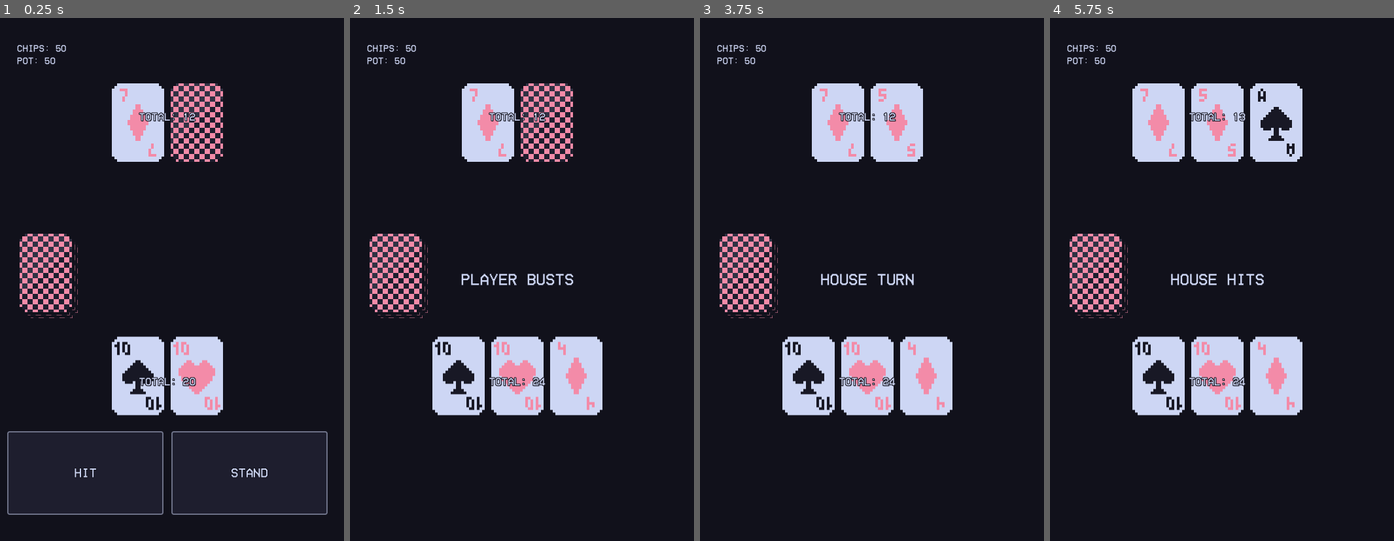
Above: before the commit, frames 1-4 (left to right).
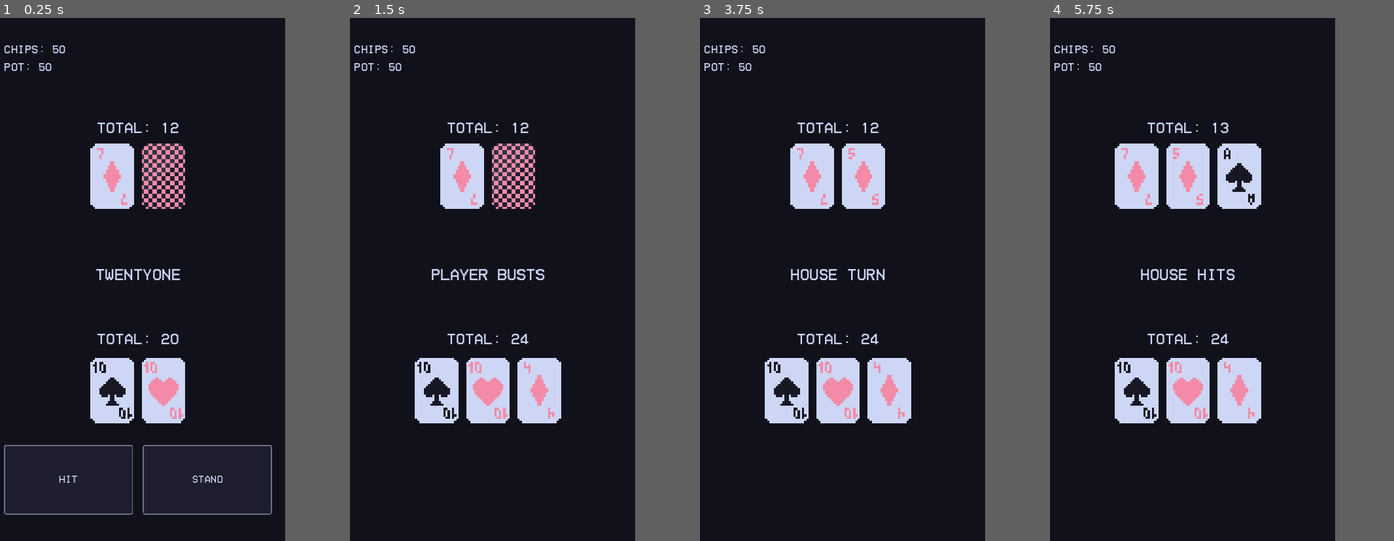
Above: after the commit, the same moments.

Repository: Virkkunen/twentyone
Game: Godot game, scene res://scenes/game.tscn
The game is run twice, just before and just after one commit, with the same random seed, the same clock (stepped at 60 frames per second) and the same inputs.
Inputs (mouse positions are in pixels of both pictures, inside the frame that each line leads up to):
- Up to frame 1 (0.25 s): no input
- Up to frame 2 (1.5 s): click "HIT" at 0.5 s; tap Enter at 1.25 s; move the mouse to (594, 253) at 1.27 s; click (594, 253) at 1.42 s
- Up to frame 3 (3.75 s): tap Space at 2, 3.5 s; drag from (796, 305) to (851, 384) at 2.02 s; tap Enter at 2.75 s; move the mouse to (902, 164) at 2.77 s; click (902, 164) at 2.92 s; drag from (851, 384) to (761, 201) at 3.52 s
- Up to frame 4 (5.75 s): tap Enter at 4.25 s; move the mouse to (1321, 357) at 4.27 s; click (1321, 357) at 4.42 s; tap Space at 5 s; drag from (1111, 201) to (1163, 148) at 5.02 s
In our replay, the window is 540x800 before the commit and 450x800 after it. These sizes can differ from the game's own. Grey fills any space a smaller window leaves; there, only what the larger window draws over its background counts as a difference.

The runs differ from the first frame. In frame 1, 14% of the frame differs, in the area x 1-96%, y 5-95%; in frame 2, 15%; in frame 3, 15%; in frame 4, 18%, in the area x 1-74%, y 5-78%.

Commit message:
ui fixes

Diff:
--- a/project.godot
+++ b/project.godot
@@ -11,7 +11,7 @@
 [application]
 
 config/name="twentyone"
-config/version="0.0.1"
+config/version="0.0.5"
 run/main_scene="res://scenes/game.tscn"
 config/features=PackedStringArray("4.3", "Mobile")
 config/icon="res://assets/icon.svg"
@@ -24,6 +24,8 @@
 
 window/size/viewport_width=1080
 window/size/viewport_height=1920
+window/stretch/mode="canvas_items"
+window/stretch/aspect="expand"
 window/handheld/orientation=1
 window/vsync/vsync_mode=0
 
--- a/resources/base.tres
+++ b/resources/base.tres
@@ -81,6 +81,8 @@
 shadow_offset = Vector2(1, 1)
 anti_aliasing = false
 
+[sub_resource type="StyleBoxEmpty" id="StyleBoxEmpty_xqlxl"]
+
 [resource]
 Button/colors/font_color = Color(0.803922, 0.839216, 0.956863, 1)
 Button/colors/font_disabled_color = Color(0.65098, 0.678431, 0.784314, 1)
@@ -98,6 +100,10 @@
 Button/styles/hover = SubResource("StyleBoxFlat_7x52s")
 Button/styles/normal = SubResource("StyleBoxFlat_ikp44")
 Button/styles/pressed = SubResource("StyleBoxFlat_uc45i")
+FlowContainer/constants/h_separation = 12
+FlowContainer/constants/v_separation = 12
+GridContainer/constants/h_separation = 36
+GridContainer/constants/v_separation = 36
 Label/colors/font_color = Color(0.803922, 0.839216, 0.956863, 1)
 Label/colors/font_outline_color = Color(0.0666667, 0.0666667, 0.105882, 1)
 Label/colors/font_shadow_color = Color(0.0666667, 0.0666667, 0.105882, 0.6)
@@ -107,3 +113,5 @@
 Label/constants/shadow_outline_size = 2
 Label/font_sizes/font_size = 28
 Label/fonts/font = ExtResource("1_j7jmv")
+Panel/styles/panel = SubResource("StyleBoxEmpty_xqlxl")
+VBoxContainer/constants/separation = 24
--- a/scenes/game.tscn
+++ b/scenes/game.tscn
@@ -5,8 +5,8 @@
 [ext_resource type="Script" path="res://scripts/player.gd" id="3_d633v"]
 [ext_resource type="Script" path="res://scripts/house.gd" id="4_ehm00"]
 [ext_resource type="Texture2D" uid="uid://bnppqr10u8qm2" path="res://assets/cards/card_back.png" id="5_mxl7a"]
-[ext_resource type="Script" path="res://scripts/hud.gd" id="5_ofnyn"]
 [ext_resource type="Theme" uid="uid://cuoiyf4rmmrch" path="res://resources/base.tres" id="7_82s7f"]
+[ext_resource type="Script" path="res://scripts/screen.gd" id="8_we8qm"]
 
 [node name="Game" type="Node2D"]
 script = ExtResource("1_cd4p2")
@@ -15,6 +15,7 @@
 script = ExtResource("2_qfe0i")
 
 [node name="CanvasLayer" type="CanvasLayer" parent="Deck"]
+visible = false
 
 [node name="Control" type="Control" parent="Deck/CanvasLayer"]
 layout_mode = 3
@@ -88,214 +89,139 @@
 [node name="Player" type="Node2D" parent="."]
 script = ExtResource("3_d633v")
 
-[node name="CanvasLayer" type="CanvasLayer" parent="Player"]
-
-[node name="Control" type="Control" parent="Player/CanvasLayer"]
+[node name="House" type="Node2D" parent="."]
+script = ExtResource("4_ehm00")
+
+[node name="Screen" type="CanvasLayer" parent="."]
+script = ExtResource("8_we8qm")
+
+[node name="Control" type="Control" parent="Screen"]
 layout_mode = 3
 anchors_preset = 15
 anchor_right = 1.0
 anchor_bottom = 1.0
 grow_horizontal = 2
 grow_vertical = 2
-size_flags_horizontal = 3
-size_flags_vertical = 6
-
-[node name="CenterContainer" type="CenterContainer" parent="Player/CanvasLayer/Control"]
-custom_minimum_size = Vector2(22, 32)
+theme = ExtResource("7_82s7f")
+
+[node name="MarginContainer" type="MarginContainer" parent="Screen/Control"]
 layout_mode = 1
-anchors_preset = 14
-anchor_top = 0.5
-anchor_right = 1.0
-anchor_bottom = 0.5
-offset_top = -192.0
-offset_bottom = 783.0
-grow_horizontal = 2
-grow_vertical = 2
-
-[node name="HBoxContainer" type="HBoxContainer" parent="Player/CanvasLayer/Control/CenterContainer"]
-layout_mode = 2
-alignment = 1
-
-[node name="House" type="Node2D" parent="."]
-script = ExtResource("4_ehm00")
-
-[node name="CanvasLayer" type="CanvasLayer" parent="House"]
-
-[node name="Control" type="Control" parent="House/CanvasLayer"]
-layout_mode = 3
 anchors_preset = 15
 anchor_right = 1.0
 anchor_bottom = 1.0
 grow_horizontal = 2
 grow_vertical = 2
-size_flags_horizontal = 3
+theme_override_constants/margin_left = 48
+theme_override_constants/margin_top = 96
+theme_override_constants/margin_right = 48
+theme_override_constants/margin_bottom = 48
+
+[node name="VBoxContainer" type="VBoxContainer" parent="Screen/Control/MarginContainer"]
+layout_mode = 2
+
+[node name="ChipsAndPot" type="VBoxContainer" parent="Screen/Control/MarginContainer/VBoxContainer"]
+custom_minimum_size = Vector2(0, 102)
+layout_mode = 2
+size_flags_horizontal = 0
+size_flags_vertical = 4
+
+[node name="Chips" type="Label" parent="Screen/Control/MarginContainer/VBoxContainer/ChipsAndPot"]
+layout_mode = 2
+theme = ExtResource("7_82s7f")
+theme_override_font_sizes/font_size = 42
+text = "Chips: 50"
+
+[node name="Pot" type="Label" parent="Screen/Control/MarginContainer/VBoxContainer/ChipsAndPot"]
+layout_mode = 2
+theme = ExtResource("7_82s7f")
+theme_override_font_sizes/font_size = 42
+text = "Pot: 50"
+
+[node name="Spacer" type="Panel" parent="Screen/Control/MarginContainer/VBoxContainer"]
+custom_minimum_size = Vector2(0, 128)
+layout_mode = 2
+size_flags_vertical = 4
+
+[node name="HouseHand" type="VBoxContainer" parent="Screen/Control/MarginContainer/VBoxContainer"]
+custom_minimum_size = Vector2(0, 363)
+layout_mode = 2
+size_flags_vertical = 3
+
+[node name="Total" type="Label" parent="Screen/Control/MarginContainer/VBoxContainer/HouseHand"]
+custom_minimum_size = Vector2(0, 51)
+layout_mode = 2
 size_flags_vertical = 6
-
-[node name="CenterContainer" type="CenterContainer" parent="House/CanvasLayer/Control"]
-layout_mode = 1
-anchors_preset = 14
-anchor_top = 0.5
-anchor_right = 1.0
-anchor_bottom = 0.5
-offset_top = -960.0
-grow_horizontal = 2
-grow_vertical = 2
-
-[node name="HBoxContainer" type="HBoxContainer" parent="House/CanvasLayer/Control/CenterContainer"]
-layout_mode = 2
-alignment = 1
-
-[node name="HUD" type="CanvasGroup" parent="."]
-script = ExtResource("5_ofnyn")
-
-[node name="CanvasLayer" type="CanvasLayer" parent="HUD"]
-
-[node name="Control" type="Control" parent="HUD/CanvasLayer"]
-layout_mode = 3
-anchors_preset = 15
-anchor_right = 1.0
-anchor_bottom = 1.0
-grow_horizontal = 2
-grow_vertical = 2
-
-[node name="MarginContainer" type="MarginContainer" parent="HUD/CanvasLayer/Control"]
-layout_mode = 1
-anchors_preset = 8
-anchor_left = 0.5
-anchor_top = 0.5
-anchor_right = 0.5
-anchor_bottom = 0.5
-offset_left = -20.0
-offset_top = -20.0
-offset_right = 20.0
-offset_bottom = 20.0
-grow_horizontal = 2
-grow_vertical = 2
-
-[node name="InfoLabel" type="Label" parent="HUD/CanvasLayer/Control/MarginContainer"]
-z_index = 10
-layout_mode = 2
-theme = ExtResource("7_82s7f")
-theme_override_font_sizes/font_size = 48
-
-[node name="HouseCanvas" type="CanvasLayer" parent="HUD"]
-
-[node name="Control" type="Control" parent="HUD/HouseCanvas"]
-layout_mode = 3
-anchors_preset = 15
-anchor_right = 1.0
-anchor_bottom = 1.0
-grow_horizontal = 2
-grow_vertical = 2
-
-[node name="HouseHUD" type="MarginContainer" parent="HUD/HouseCanvas/Control"]
-layout_mode = 1
-anchors_preset = 10
-anchor_right = 1.0
-offset_top = 288.0
-offset_bottom = 318.0
-grow_horizontal = 2
-
-[node name="Total" type="Label" parent="HUD/HouseCanvas/Control/HouseHUD"]
-layout_mode = 2
-theme = ExtResource("7_82s7f")
-theme_override_font_sizes/font_size = 32
+theme = ExtResource("7_82s7f")
+theme_override_font_sizes/font_size = 56
 text = "Total: 21"
 horizontal_alignment = 1
 vertical_alignment = 1
 
-[node name="PlayerCanvas" type="CanvasLayer" parent="HUD"]
-layer = 3
-
-[node name="Control" type="Control" parent="HUD/PlayerCanvas"]
-layout_mode = 3
-anchors_preset = 15
-anchor_right = 1.0
-anchor_bottom = 1.0
-grow_horizontal = 2
-grow_vertical = 2
-size_flags_horizontal = 3
+[node name="Cards" type="FlowContainer" parent="Screen/Control/MarginContainer/VBoxContainer/HouseHand"]
+custom_minimum_size = Vector2(0, 288)
+layout_mode = 2
+alignment = 1
+
+[node name="Center" type="MarginContainer" parent="Screen/Control/MarginContainer/VBoxContainer"]
+custom_minimum_size = Vector2(0, 339)
+layout_mode = 2
+size_flags_vertical = 3
+
+[node name="InfoLabel" type="Label" parent="Screen/Control/MarginContainer/VBoxContainer/Center"]
+custom_minimum_size = Vector2(0, 48)
+layout_mode = 2
+theme = ExtResource("7_82s7f")
+theme_override_font_sizes/font_size = 58
+text = "twentyone"
+horizontal_alignment = 1
+vertical_alignment = 1
+
+[node name="Spacer2" type="Panel" parent="Screen/Control/MarginContainer/VBoxContainer"]
+visible = false
+custom_minimum_size = Vector2(0, 96)
+layout_mode = 2
+
+[node name="PlayerHand" type="VBoxContainer" parent="Screen/Control/MarginContainer/VBoxContainer"]
+custom_minimum_size = Vector2(0, 331)
+layout_mode = 2
+size_flags_vertical = 3
+
+[node name="Total" type="Label" parent="Screen/Control/MarginContainer/VBoxContainer/PlayerHand"]
+custom_minimum_size = Vector2(0, 26)
+layout_mode = 2
 size_flags_vertical = 6
-metadata/_edit_use_anchors_ = true
-
-[node name="PlayerHUD" type="MarginContainer" parent="HUD/PlayerCanvas/Control"]
-layout_mode = 1
-anchors_preset = 12
-anchor_top = 1.0
-anchor_right = 1.0
-anchor_bottom = 1.0
-offset_top = -96.0
-grow_horizontal = 2
-grow_vertical = 0
-theme_override_constants/margin_left = 50
-theme_override_constants/margin_top = 50
-theme_override_constants/margin_right = 50
-theme_override_constants/margin_bottom = 80
-
-[node name="VBoxContainer" type="VBoxContainer" parent="HUD/PlayerCanvas/Control/PlayerHUD"]
-layout_mode = 2
-theme_override_constants/separation = 26
-alignment = 1
-
-[node name="ButtonsConditional" type="HBoxContainer" parent="HUD/PlayerCanvas/Control/PlayerHUD/VBoxContainer"]
-layout_mode = 2
-
-[node name="Buttons" type="HBoxContainer" parent="HUD/PlayerCanvas/Control/PlayerHUD/VBoxContainer"]
-z_index = 6
-layout_mode = 2
-size_flags_vertical = 3
-theme_override_constants/separation = 24
-alignment = 1
-
-[node name="ButtonHit" type="Button" parent="HUD/PlayerCanvas/Control/PlayerHUD/VBoxContainer/Buttons"]
-custom_minimum_size = Vector2(256, 256)
-layout_mode = 2
-size_flags_horizontal = 3
-theme = ExtResource("7_82s7f")
-text = "HIT"
-
-[node name="ButtonStand" type="Button" parent="HUD/PlayerCanvas/Control/PlayerHUD/VBoxContainer/Buttons"]
-custom_minimum_size = Vector2(256, 256)
-layout_mode = 2
-size_flags_horizontal = 3
-theme = ExtResource("7_82s7f")
-text = "Stand"
-
-[node name="Total" type="Label" parent="HUD/PlayerCanvas/Control"]
-layout_mode = 1
-anchors_preset = 12
-anchor_top = 1.0
-anchor_right = 1.0
-anchor_bottom = 1.0
-offset_top = -502.0
-offset_bottom = -472.0
-grow_horizontal = 2
-grow_vertical = 0
-theme = ExtResource("7_82s7f")
-theme_override_font_sizes/font_size = 32
+theme = ExtResource("7_82s7f")
+theme_override_font_sizes/font_size = 56
 text = "Total: 21"
 horizontal_alignment = 1
 vertical_alignment = 1
 
-[node name="ChipsInfo" type="MarginContainer" parent="HUD/PlayerCanvas/Control"]
-layout_mode = 1
-offset_left = 80.0
-offset_top = 80.0
-offset_right = 231.0
-offset_bottom = 136.0
-
-[node name="VBoxContainer" type="VBoxContainer" parent="HUD/PlayerCanvas/Control/ChipsInfo"]
-layout_mode = 2
-theme_override_constants/separation = 12
-
-[node name="Chips" type="Label" parent="HUD/PlayerCanvas/Control/ChipsInfo/VBoxContainer"]
-layout_mode = 2
-theme = ExtResource("7_82s7f")
-theme_override_font_sizes/font_size = 28
-text = "Chips: 50"
-
-[node name="Pot" type="Label" parent="HUD/PlayerCanvas/Control/ChipsInfo/VBoxContainer"]
-layout_mode = 2
-theme = ExtResource("7_82s7f")
-theme_override_font_sizes/font_size = 28
-text = "Pot: 50"
+[node name="Cards" type="FlowContainer" parent="Screen/Control/MarginContainer/VBoxContainer/PlayerHand"]
+custom_minimum_size = Vector2(0, 256)
+layout_mode = 2
+alignment = 1
+
+[node name="Spacer3" type="Panel" parent="Screen/Control/MarginContainer/VBoxContainer"]
+visible = false
+custom_minimum_size = Vector2(0, 96)
+layout_mode = 2
+
+[node name="Buttons" type="GridContainer" parent="Screen/Control/MarginContainer/VBoxContainer"]
+custom_minimum_size = Vector2(0, 256)
+layout_mode = 2
+size_flags_vertical = 6
+columns = 2
+
+[node name="ButtonHit" type="Button" parent="Screen/Control/MarginContainer/VBoxContainer/Buttons"]
+custom_minimum_size = Vector2(256, 256)
+layout_mode = 2
+size_flags_horizontal = 3
+theme = ExtResource("7_82s7f")
+text = "HIT"
+
+[node name="ButtonStand" type="Button" parent="Screen/Control/MarginContainer/VBoxContainer/Buttons"]
+custom_minimum_size = Vector2(256, 256)
+layout_mode = 2
+size_flags_horizontal = 3
+theme = ExtResource("7_82s7f")
+text = "Stand"
--- a/scripts/game.gd
+++ b/scripts/game.gd
@@ -5,8 +5,10 @@
 @onready var Deck = $Deck
 @onready var Player = $Player
 @onready var House = $House
-@onready var InfoLabel = $HUD/CanvasLayer/Control/MarginContainer/InfoLabel
-@onready var Buttons = $HUD/PlayerCanvas/Control/PlayerHUD/VBoxContainer/Buttons
+# @onready var InfoLabel = $HUD/CanvasLayer/Control/MarginContainer/InfoLabel
+@onready var InfoLabel = $Screen/Control/MarginContainer/VBoxContainer/Center/InfoLabel
+# @onready var Buttons = $HUD/PlayerCanvas/Control/PlayerHUD/VBoxContainer/Buttons
+@onready var Buttons = $Screen/Control/MarginContainer/VBoxContainer/Buttons
 @onready var ButtonHit = Buttons.get_node("ButtonHit")
 @onready var ButtonStand = Buttons.get_node("ButtonStand")
 
@@ -77,6 +79,10 @@
 	Global.player_chips += (payout * multiplier)
 	# restart game
 
+func hide_buttons() -> void:
+	var buttons_array = Buttons.get_children()
+	for button in buttons_array:
+		button.visible = false
 
 func _on_player_hit() -> void:
 	InfoLabel.text = "Player hits"
@@ -84,14 +90,14 @@
 	await get_tree().create_timer(1).timeout
 
 func _on_player_bust() -> void:
-	Buttons.visible = false
+	hide_buttons()
 	InfoLabel.text = "Player busts"
 	await get_tree().create_timer(3).timeout
 	house_start_turn()
 	# house turn
 
 func _on_player_stand() -> void:
-	Buttons.visible = false
+	hide_buttons()
 	InfoLabel.text = "Player stands"
 	await get_tree().create_timer(3).timeout
 	house_start_turn()
@@ -107,15 +113,16 @@
 	pass
 
 func _on_player_blackjack() -> void:
-	InfoLabel.text = "Blackjack!"
-	Buttons.visible = false
+	InfoLabel.text = "Twentyone!"
+	hide_buttons()
 	await get_tree().create_timer(3).timeout
 	house_start_turn()
 
 func house_start_turn() -> void:
 	InfoLabel.text = "House turn"
 	# this spaghetti removes the card back texture
-	$House/CanvasLayer/Control/CenterContainer/HBoxContainer.get_child(1).get_child(0).queue_free()
+	# $House/CanvasLayer/Control/CenterContainer/HBoxContainer.get_child(1).get_child(0).queue_free()
+	$Screen/Control/MarginContainer/VBoxContainer/HouseHand/Cards.get_child(1).get_child(0).queue_free()
 	await get_tree().create_timer(2).timeout
 	if Global.house_total < 17:
 		_on_house_hit()
--- a/scripts/house.gd
+++ b/scripts/house.gd
@@ -1,6 +1,4 @@
 extends Node2D
-
-signal house_total_changed
 
 @export var hand : Array = []
 @export var total : int = 0:
@@ -10,7 +8,8 @@
 		total = value
 		Global.house_total = total
 
-@onready var Box = $CanvasLayer/Control/CenterContainer/HBoxContainer
+# @onready var Box = $CanvasLayer/Control/CenterContainer/HBoxContainer
+@onready var Box = $"../Screen/Control/MarginContainer/VBoxContainer/HouseHand/Cards"
 
 var Card = preload("res://scripts/card.gd")
 
@@ -42,7 +41,8 @@
 	Box.add_child(new_card)
 
 func face_down_card() -> void:
-	var card = $CanvasLayer/Control/CenterContainer/HBoxContainer.get_child(1)
+	# var card = $CanvasLayer/Control/CenterContainer/HBoxContainer.get_child(1)
+	var card = Box.get_child(1)
 	var card_back = TextureRect.new()
 	var texture_back = load("res://assets/cards/card_back.png")
 	card_back.texture = texture_back
--- a/scripts/hud.gd
+++ /dev/null
@@ -1,16 +0,0 @@
-extends CanvasGroup
-
-@onready var HouseHUD = $HouseCanvas/Control/HouseHUD
-# @onready var PlayerHUD = $PlayerCanvas/Control/PlayerHUD/VBoxContainer
-@onready var LabelPlayerTotal = $PlayerCanvas/Control/Total
-@onready var ButtonHit = $PlayerCanvas/Control/PlayerHUD/VBoxContainer/Buttons/ButtonHit
-
-func _ready() -> void:
-	Global.connect("player_total_changed", _on_player_total_changed)
-	Global.connect("house_total_changed", _on_house_total_changed)
-
-func _on_player_total_changed() -> void:
-	LabelPlayerTotal.text = "Total: " + str(Global.player_total)
-
-func _on_house_total_changed() -> void:
-	HouseHUD.get_node("Total").text = "Total: " + str(Global.house_total)
--- a/scripts/player.gd
+++ b/scripts/player.gd
@@ -8,7 +8,8 @@
 		total = value
 		Global.player_total = total
 
-@onready var Box = $CanvasLayer/Control/CenterContainer/HBoxContainer
+# @onready var Box = $CanvasLayer/Control/CenterContainer/HBoxContainer
+@onready var Box = $"../Screen/Control/MarginContainer/VBoxContainer/PlayerHand/Cards"
 
 var Card = preload("res://scripts/card.gd")
 
--- /dev/null
+++ b/scripts/screen.gd
@@ -0,0 +1,24 @@
+extends CanvasLayer
+
+@onready var LabelPlayerTotal = $Control/MarginContainer/VBoxContainer/PlayerHand/Total
+@onready var LabelHouseTotal = $Control/MarginContainer/VBoxContainer/HouseHand/Total
+@onready var LabelChips = $Control/MarginContainer/VBoxContainer/ChipsAndPot/Chips
+@onready var LabelPot = $Control/MarginContainer/VBoxContainer/ChipsAndPot/Pot
+
+func _ready() -> void:
+	Global.player_total_changed.connect(_on_player_total_changed)
+	Global.house_total_changed.connect(_on_house_total_changed)
+	Global.player_chips_changed.connect(_on_player_chips_changed)
+	Global.pot_changed.connect(_on_pot_changed)
+
+func _on_player_total_changed() -> void:
+	LabelPlayerTotal.text = "Total: " + str(Global.player_total)
+
+func _on_house_total_changed() -> void:
+	LabelHouseTotal.text = "Total: " + str(Global.house_total)
+
+func _on_player_chips_changed() -> void:
+	LabelChips.text = "Chips: " + str(Global.player_chips)
+
+func _on_pot_changed() -> void:
+	LabelPot.text = "Pot: " + str(Global.pot)
Not shown, changed: export_presets.cfg
Not shown: 1 places in resources/base.tres that only renumber resources
